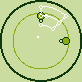
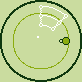
Two versions of the same layered image (82 x 82). Layer-by-layer changes:
hid "MiddleSegmentShort" over [44, 14, 48, 18]
hid "Pad" over [39, 19, 43, 23]
hid "RuneCircle" over [37, 12, 45, 20]
